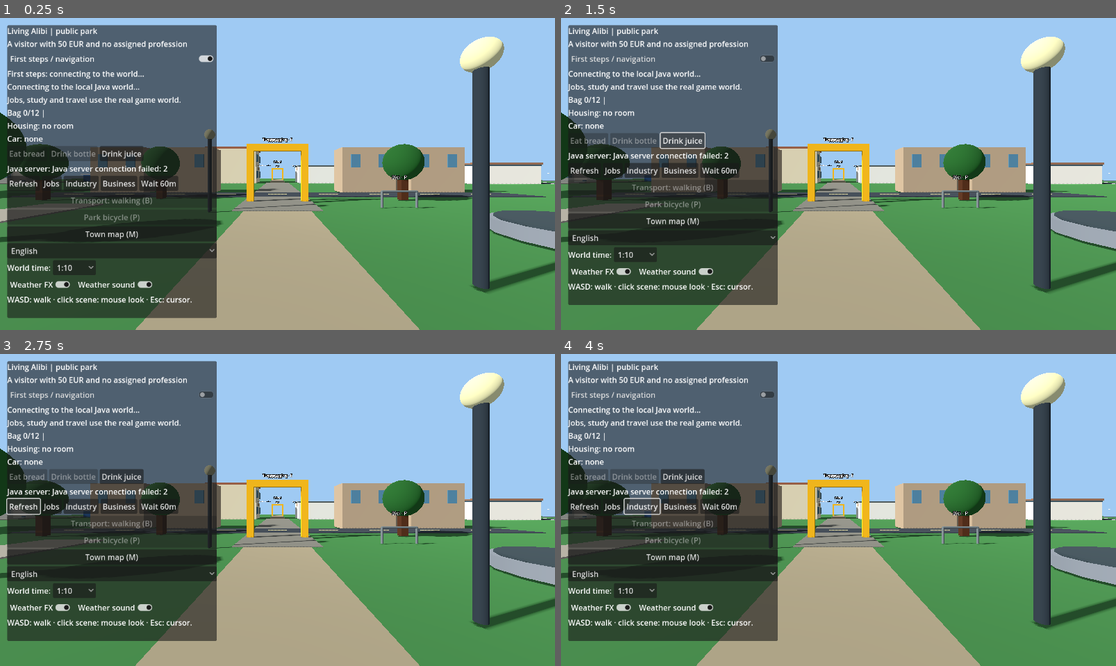
Above: before the commit, frames 1-4 (two rows, left to right).
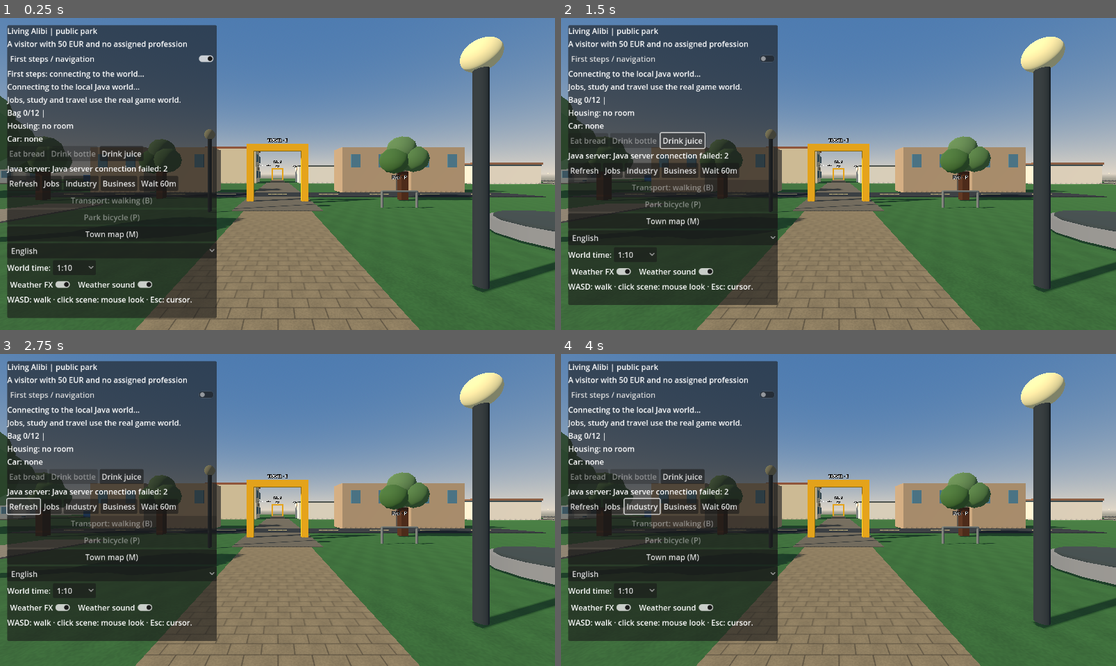
Above: after the commit, the same moments.

Repository: holovin777/living-alibi
Game: Godot game, scene res://scenes/park.tscn
The game is run twice, just before and just after one commit, with the same random seed, the same clock (stepped at 60 frames per second) and the same inputs.
Inputs:
- Up to frame 1 (0.25 s): no input
- Up to frame 2 (1.5 s): click "First steps / navigation" at 0.5 s; click "Drink juice" at 1.25 s
- Up to frame 3 (2.75 s): click "Refresh" at 2 s
- Up to frame 4 (4 s): click "Jobs" at 2.75 s; click "Industry" at 3.5 s

The runs differ from the first frame. In frame 1, 64% of the frame differs, in the area x 0-100%, y 0-100%; in frame 2, 65%; in frame 3, 65%; in frame 4, 65%.

Commit message:
Improve procedural sky, sun, shared textured surfaces, trees and street edges

Diff:
--- a/godot/scripts/ParkDemo.gd
+++ b/godot/scripts/ParkDemo.gd
@@ -39,6 +39,9 @@
 const DriveControls = preload("res://scripts/DriveControls.gd")
 const DRIVER_EYE := Vector3(-0.33,1.24,0.08)
 const WeatherEffects = preload("res://scripts/WeatherEffects.gd")
+const TownVisuals = preload("res://scripts/TownVisuals.gd")
+var _sky_material: ProceduralSkyMaterial
+var _surface_textures: Dictionary = {}
 const FamilyApartment = preload("res://scripts/FamilyApartment.gd")
 const GameLanguage = preload("res://scripts/GameLanguage.gd")
 const ResidentPersonality = preload("res://scripts/ResidentPersonality.gd")
@@ -799,7 +802,12 @@
 
 func _build_world() -> void:
     _environment = Environment.new()
-    _environment.background_mode = Environment.BG_COLOR
+    _surface_textures={"grass":TownVisuals.texture("grass"),"paving":TownVisuals.texture("paving"),"asphalt":TownVisuals.texture("asphalt")}
+    _sky_material=ProceduralSkyMaterial.new()
+    var sky := Sky.new()
+    sky.sky_material=_sky_material
+    _environment.sky=sky
+    _environment.background_mode = Environment.BG_SKY
     _environment.background_color = Color(0.63, 0.80, 0.96)
     _environment.ambient_light_source = Environment.AMBIENT_SOURCE_COLOR
     _environment.ambient_light_color = Color(0.80, 0.86, 0.93)
@@ -811,6 +819,8 @@
     _sun.rotation_degrees = Vector3(-55.0, -25.0, 0.0)
     _sun.light_energy = 1.1
     _sun.shadow_enabled = true
+    _sun.directional_shadow_max_distance=65.0
+    _sun.shadow_blur=1.2
     add_child(_sun)
 
     _avatar = Node3D.new()
@@ -921,7 +931,8 @@
     add_child(_scenery)
 
     _ground_material = StandardMaterial3D.new()
-    _ground_material.albedo_color = Color(0.27, 0.49, 0.26)
+    _ground_material.albedo_color = Color(0.37, 0.50, 0.29)
+    TownVisuals.surface(_ground_material,_surface_textures["grass"],0.32)
     var ground := BoxMesh.new()
     ground.size = Vector3(48.0, 0.3, 48.0)
     var floor := MeshInstance3D.new()
@@ -931,7 +942,7 @@
     _scenery.add_child(floor)
 
     _box(_scenery, Vector3(3.0, 0.05, 35.0), Color(0.63, 0.57, 0.45),
-            Vector3(0.0, -0.015, 0.0))
+            Vector3(0.0, -0.015, 0.0),"paving")
     _create_gate_and_kiosk()
     _residents_root = Node3D.new()
     _residents_root.name = "VisibleResidents"
@@ -1055,7 +1066,7 @@
         var width := 6.4 if motor else 4.0
         var dimensions := Vector3(width,0.05,15.0) if vertical else Vector3(15.0,0.05,width)
         _box(roads, dimensions, Color("#42484b") if motor else Color(0.49,0.47,0.42),
-                direction * 16.5 + Vector3(0,0.025,0))
+                direction * 16.5 + Vector3(0,0.025,0),"asphalt" if motor else "paving")
         if motor:
             _mark_motor_road(roads,direction)
         _sign(roads, str(TownLayout.LABELS.get(id,str(id).capitalize())), direction * 19.0 + Vector3(0,2.8,0))
@@ -1077,6 +1088,10 @@
     # Small roadside crossing markers, outside the road corridor.
     _box(lane,Vector3(2.9,0.022,0.15),white,Vector3(-1.5,0.065,16.7))
     _box(lane,Vector3(2.9,0.022,0.15),white,Vector3(1.5,0.065,19.3))
+    for x in [-3.35,3.35]:
+        _box(lane,Vector3(0.28,0.10,15),Color("#b5b0a3"),Vector3(x,0.05,16.5))
+    for x in [-4.0,4.0]:
+        _box(lane,Vector3(1.0,0.08,15),Color("#aaa294"),Vector3(x,0.04,16.5),"paving")
     _build_traffic_signal(lane)
     for x in [-3.7,3.7]:
         _box(lane,Vector3(0.12,1.8,0.12),Color("#686c70"),Vector3(x,0.9,18.0))
@@ -2576,8 +2591,8 @@
     park.name = "ParkDetails"
     _scenery.add_child(park)
     var paving := Color(0.65, 0.61, 0.54)
-    _box(park, Vector3(32.0, 0.06, 2.6), paving, Vector3(0, 0.01, 5))
-    _box(park, Vector3(3.2, 0.06, 16.0), paving, Vector3(-11, 0.01, -3))
+    _box(park, Vector3(32.0, 0.06, 2.6), paving, Vector3(0, 0.01, 5),"paving")
+    _box(park, Vector3(3.2, 0.06, 16.0), paving, Vector3(-11, 0.01, -3),"paving")
     for p in [Vector2(-15,-13), Vector2(-8,-14), Vector2(8,-13),
             Vector2(14,-8), Vector2(-15,9), Vector2(-7,11),
             Vector2(10,11), Vector2(15,14), Vector2(-8,-5)]:
@@ -2597,10 +2612,9 @@
     _fountain_water = _cylinder(fountain, 1.78, 0.04, Color(0.24,0.63,0.76), Vector3(0,0.45,0))
     _cylinder(fountain, 0.25, 1.1, Color(0.60,0.61,0.62), Vector3(0,0.85,0))
     _sign(fountain, "Public fountain", Vector3(0,1.8,0))
-    _sign(park, "Town centre · E", GATE_POSITION + Vector3(0,3.7,0))
-    _sign(park, "Public services · F", KIOSK_POSITION + Vector3(0,2.2,0))
+    # Shared gate and kiosk already have labelled signs.
     # A street along the edge provides visual context, not a new travel route.
-    _box(park, Vector3(38,0.08,3.2), Color(0.23,0.25,0.27), Vector3(0,0.02,-16))
+    _box(park, Vector3(38,0.08,3.2), Color(0.23,0.25,0.27), Vector3(0,0.02,-16),"asphalt")
     for x in range(-16,17,4):
         _box(park, Vector3(1.5,0.02,0.11), Color(0.92,0.85,0.61), Vector3(x,0.07,-16))
     for x in [-14.0,-8.0,8.0,14.0]:
@@ -2907,17 +2921,36 @@
     _add_obstacle(at, Vector2(0.45, 0.45))
     _box(_scenery, Vector3(0.45, 1.8, 0.45), Color(0.33, 0.19, 0.11),
             at + Vector3(0.0, 0.9, 0.0))
-    _sphere(_scenery, 1.15, Color(0.16, 0.37, 0.16),
-            at + Vector3(0.0, 2.4, 0.0))
+    var crown := Node3D.new()
+    crown.name="TreeCrown"
+    crown.position=at
+    _scenery.add_child(crown)
+    var leaves := Color("#476f39")
+    for offset in [Vector3(-0.55,2.5,0),Vector3(0.55,2.6,0.2),Vector3(0,3.25,-0.1),Vector3(0,2.55,-0.65)]:
+        var mesh := SphereMesh.new()
+        mesh.radius=0.88
+        mesh.height=1.65
+        mesh.radial_segments=10
+        mesh.rings=5
+        var foliage := MeshInstance3D.new()
+        foliage.mesh=mesh
+        var mat := StandardMaterial3D.new()
+        mat.albedo_color=leaves.lightened(0.06*float(crown.get_child_count()))
+        mat.roughness=1.0
+        foliage.material_override=mat
+        foliage.position=offset
+        crown.add_child(foliage)
 
 func _box(parent: Node3D, size: Vector3, color: Color,
-        where: Vector3) -> void:
+        where: Vector3, surface: String = "") -> void:
     var mesh := BoxMesh.new()
     mesh.size = size
     var node := MeshInstance3D.new()
     node.mesh = mesh
     var mat := StandardMaterial3D.new()
     mat.albedo_color = color
+    if _surface_textures.has(surface):
+        TownVisuals.surface(mat,_surface_textures[surface],0.65 if surface=="paving" else 0.32)
     node.material_override = mat
     node.position = where
     parent.add_child(node)
@@ -5030,12 +5063,22 @@
     var daylight := sin(day_progress * PI)
     _sun.rotation_degrees = Vector3(-8.0-65.0*daylight,
             -90.0+180.0*day_progress,0.0)
-    _sun.light_energy = lerpf(0.12,1.1,daylight)
-    _environment.ambient_light_energy = lerpf(0.25,1.0,daylight)
+    _sun.light_energy = lerpf(0.08,1.18,daylight)
+    _sun.light_color=Color("#f1bd83").lerp(Color("#fff5df"),smoothstep(0.0,0.65,daylight))
+    _environment.ambient_light_energy = lerpf(0.28,0.72,daylight)
     _environment.background_color = Color(0.07,0.10,0.18).lerp(
             _environment.background_color, smoothstep(0.0,0.35,daylight))
     if climate.get("sky","CLEAR") != "CLEAR":
         _sun.light_energy *= 0.65
+    var horizon := Color("#e9cba8").lerp(Color("#d9e7ef"),smoothstep(0.0,0.7,daylight))
+    var top := Color("#456fa5").lerp(Color("#548fc9"),daylight)
+    if climate.get("sky","CLEAR")!="CLEAR":
+        horizon=Color("#b7bdc2")
+        top=Color("#75818d")
+    _sky_material.sky_top_color=Color("#101a31").lerp(top,smoothstep(0.0,0.35,daylight))
+    _sky_material.sky_horizon_color=Color("#253044").lerp(horizon,smoothstep(0.0,0.35,daylight))
+    _sky_material.ground_horizon_color=_sky_material.sky_horizon_color
+    _sky_material.ground_bottom_color=Color("#272e28").lerp(Color("#777f68"),daylight)
     _weather_fx.follow(_avatar.position)
     _weather_fx.set_sheltered(_apartment_active or _inside_guest_room(),_environment)
     _weather_fx.apply(climate,_environment)
